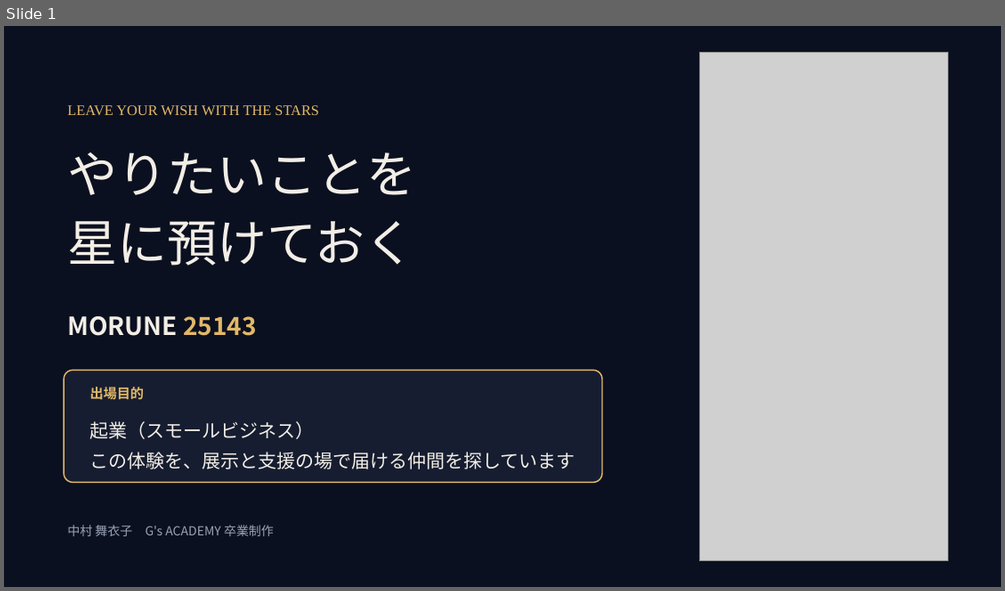
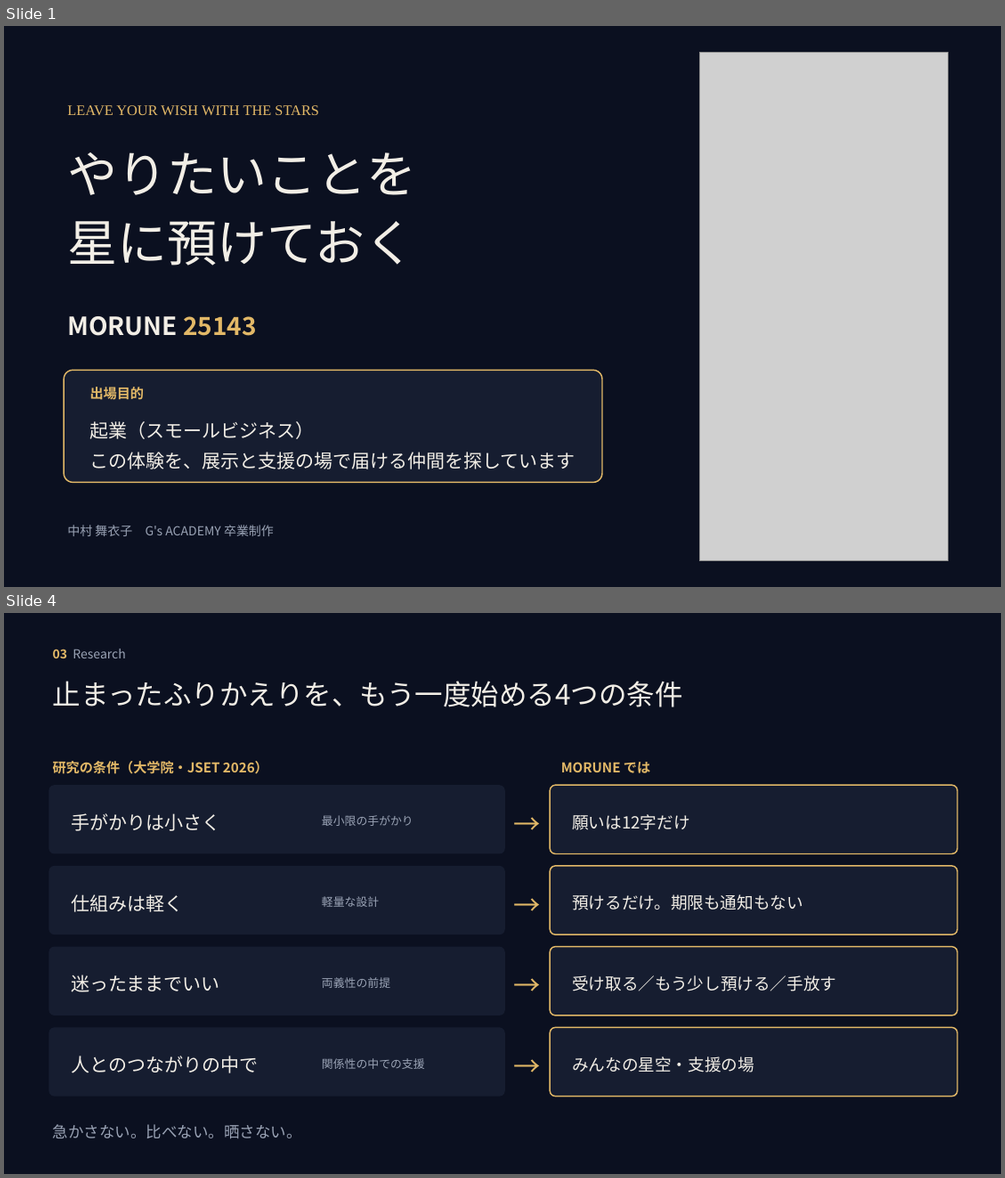
Before and after one commit to mai-san447/hello-earth-25143, a slide deck: deliverables/2026-10-11-gga-selection/MORUNE25143_GGAセレクション_2026-10-12.pptx. Shown one above the other, each under a label of ours: slide 1 before the commit, slides 1 and 4 after it; the slides between them are not shown. The pictures are 1005x591 and 1005x1178 pixels, drawn with LibreOffice and Linux fonts; fonts in the diff are those of the drawing; grey boxes stand for pictures. Boxes give left, top, right and bottom in pixels: in the first picture for what was removed or moved away, otherwise in the second. Text is boxed around its words. In the diff, an @@ line names an element or a change of style, - is before the commit and + after.

```diff
--- a/deliverables/2026-10-11-gga-selection/MORUNE25143_GGAセレクション_2026-10-12.pptx
+++ b/deliverables/2026-10-11-gga-selection/MORUNE25143_GGAセレクション_2026-10-12.pptx
@@ slide 4 added at bbox=[4, 613, 1001, 1174], background #0B1020 @@
@@ text added at bbox=[53, 649, 125, 658], 12 pt, text #9AA3B5 @@
+03 Research
@@ text added at bbox=[53, 681, 683, 707], 27 pt, text #F2EEE6 @@
+止まったふりかえりを、もう一度始める4つの条件
@@ text added at bbox=[53, 761, 268, 774], 13 pt, text #E2B867, bold @@
+研究の条件（大学院・JSET 2026）
@@ text added at bbox=[561, 762, 650, 773], 13 pt, text #E2B867, bold @@
+MORUNE では
@@ rounded rectangle added at bbox=[48, 785, 505, 854], fill #161D30 @@
@@ text added at bbox=[509, 797, 546, 842], 26 pt, text #E2B867 @@
+→
@@ rounded rectangle added at bbox=[550, 785, 957, 854], fill #161D30, outline #E2B867 1.25 pt @@
@@ text added at bbox=[72, 813, 221, 831], 18 pt, text #F2EEE6 @@
+手がかりは小さく
@@ text added at bbox=[322, 815, 413, 826], 11 pt, text #9AA3B5 @@
+最小限の手がかり
@@ text added at bbox=[572, 814, 689, 830], 16 pt, text #F2EEE6 @@
+願いは12字だけ
@@ rounded rectangle added at bbox=[48, 866, 505, 934], fill #161D30 @@
@@ text added at bbox=[509, 877, 546, 923], 26 pt, text #E2B867 @@
+→
@@ rounded rectangle added at bbox=[550, 866, 957, 934], fill #161D30, outline #E2B867 1.25 pt @@
@@ text added at bbox=[72, 894, 184, 912], 18 pt, text #F2EEE6 @@
+仕組みは軽く
@@ text added at bbox=[322, 896, 379, 907], 11 pt, text #9AA3B5 @@
+軽量な設計
@@ text added at bbox=[572, 894, 802, 910], 16 pt, text #F2EEE6 @@
+預けるだけ。期限も通知もない
@@ rounded rectangle added at bbox=[48, 947, 505, 1015], fill #161D30 @@
@@ text added at bbox=[509, 958, 546, 1004], 26 pt, text #E2B867 @@
+→
@@ rounded rectangle added at bbox=[550, 947, 957, 1015], fill #161D30, outline #E2B867 1.25 pt @@
@@ text added at bbox=[72, 974, 220, 992], 18 pt, text #F2EEE6 @@
+迷ったままでいい
@@ text added at bbox=[322, 977, 390, 988], 11 pt, text #9AA3B5 @@
+両義性の前提
@@ text added at bbox=[572, 975, 836, 991], 16 pt, text #F2EEE6 @@
+受け取る／もう少し預ける／手放す
@@ rounded rectangle added at bbox=[48, 1027, 505, 1096], fill #161D30 @@
@@ text added at bbox=[509, 1039, 546, 1084], 26 pt, text #E2B867 @@
+→
@@ rounded rectangle added at bbox=[550, 1027, 957, 1096], fill #161D30, outline #E2B867 1.25 pt @@
@@ text added at bbox=[72, 1055, 259, 1073], 18 pt, text #F2EEE6 @@
+人とのつながりの中で
@@ text added at bbox=[322, 1058, 425, 1069], 11 pt, text #9AA3B5 @@
+関係性の中での支援
@@ text added at bbox=[572, 1056, 754, 1072], 16 pt, text #F2EEE6 @@
+みんなの星空・支援の場
@@ text added at bbox=[53, 1124, 302, 1139], 15 pt, text #9AA3B5 @@
+急かさない。比べない。晒さない。
```
Also in this commit, not shown: 6 slides changed, 1 other slide added, 3 slides removed, 2 other files.
